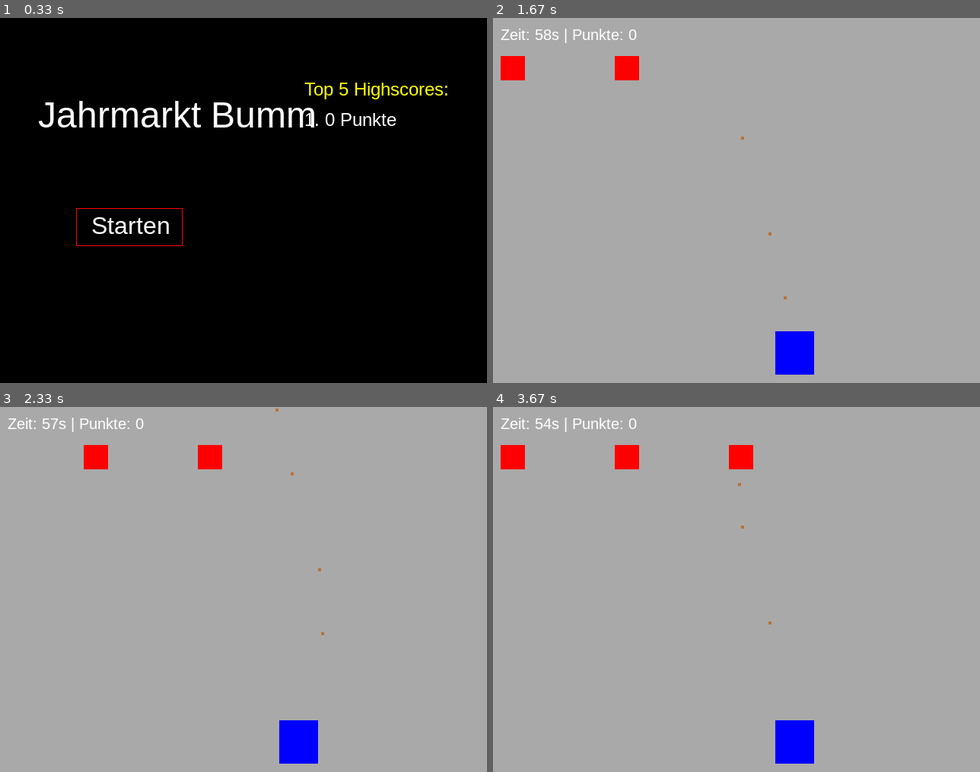
Above: before the commit, frames 1-4 (two rows, left to right).
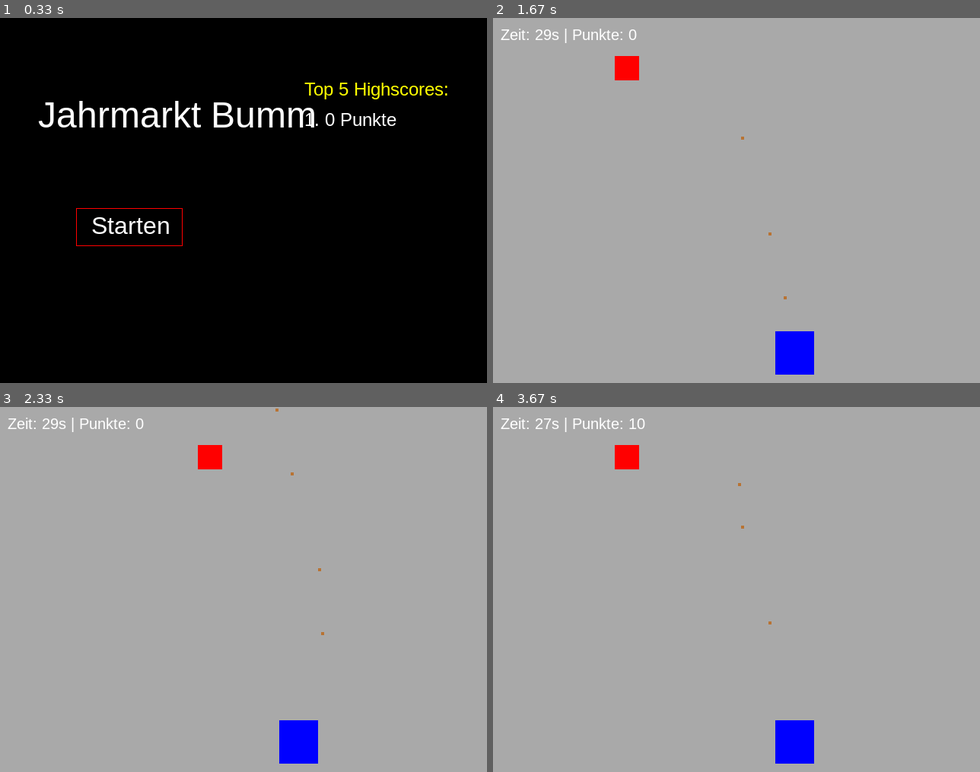
Above: after the commit, the same moments.

Repository: 25-26-1AHIF/pygameproject-JahrmarktBumm_Teodor_Simon
Game: pygame game, started from main.py
The game is run twice, just before and just after one commit, with the same random seed, the same clock (stepped at 60 frames per second) and the same inputs.
Inputs:
- Up to frame 1 (0.33 s): no input
- Up to frame 2 (1.67 s): click "Starten" at 0.38 s; tap Space at 0.67, 1.07, 1.37, 1.57 s; hold D 1-1.47 s; hold D from 1.5 s (still down)
- Up to frame 3 (2.33 s): tap Space at 1.87, 2.07 s; release D at 1.97 s; hold A from 2 s (still down)
- Up to frame 4 (3.67 s): tap Space at 2.37, 2.63, 2.93, 3.07, 3.37 s; release A at 2.53 s; hold A 2.57-2.97 s; hold D 3-3.63 s

Frame 1 is identical in both runs. In frame 2, 0.4% of the frame differs, in the area x 1-12%, y 3-18%; in frame 3, 0.4%; in frame 4, 0.8%, in the area x 1-54%, y 3-18%.

Commit message:
Versuch Time v2

Diff:
--- a/main.py
+++ b/main.py
@@ -11,8 +11,10 @@
 def load_highscores():
     if os.path.exists("highscores.json"):
         with open("highscores.json", "r") as f:
-            try: return json.load(f)
-            except json.JSONDecodeError: return []
+            try:
+                return json.load(f)
+            except json.JSONDecodeError:
+                return []
     return []
 
 def save_highscore(new_score):
@@ -50,7 +52,7 @@
         screen.blit(score_text, (gv.SCREEN_WIDTH - 240, 120 + i * 30))
 
     return button_rect
-# Ki Ende, Menü mit Highscore-Anzeige erweitert
+# Ki Ende, Prompt: Menü mit Highscore-Anzeige erweitern
 
 
 def main_screen():
@@ -62,6 +64,7 @@
     game_state = "MENU"
     menu_title = "Jahrmarkt Bumm"
     frame_counter = 0
+    score = 0
 
     bullets_manager = Bullets(screen)
     player_object = Player(screen, bullets_manager)
@@ -70,26 +73,23 @@
     running = True
     clock = pygame.time.Clock()
 
-    # Lokaler Platzhalter für den Button-Bereich im aktuellen Frame <- KI
+    # Lokaler Platzhalter für den Button-Bereich im aktuellen Frame
     current_button_rect = pygame.Rect(0, 0, 0, 0)
 
-    score = 0
-
     while running:
-
-        # EVENT HANDLING <- teils von KI (Punkte Makiert) und Space Shooter
+        # EVENT HANDLING
         for event in pygame.event.get():
             if event.type == pygame.QUIT:
                 running = False
 
-            # Events im MENÜ <- KI und Space Shooter
+            # Events im MENÜ
             if game_state == "MENU":
                 if event.type == pygame.MOUSEBUTTONDOWN:
                     if current_button_rect.collidepoint(event.pos):
                         game_state = "GAME"
                         frame_counter = 0
 
-            # Events im SPIEL <- KI und Space Shooter
+            # Events im SPIEL
             elif game_state == "GAME":
                 if event.type == pygame.KEYDOWN:
                     if event.key == pygame.K_ESCAPE:
@@ -110,14 +110,7 @@
                             bullets_manager.bullets.remove(bullet)
                         if target in targets_manager.targets:
                             targets_manager.targets.remove(target)
-                        # Ki Google Gemini Anfang
-                        if bullet.get_rect().colliderect(target.get_rect()):
-                            if bullet in bullets_manager.bullets:
-                                bullets_manager.bullets.remove(bullet)
-                            if target in targets_manager.targets:
-                                targets_manager.targets.remove(target)
-                                score += 10  # Punkte vergeben!
-                    # Ki Ende, Prompt: Punkte bei Treffer erhöhen
+                            score += 10  # Punkte vergeben!
 
             # Neu zeichnen der Spiel-Grafiken
             screen.fill("darkgray")
@@ -126,24 +119,23 @@
             targets_manager.update_and_draw(frame_counter)
 
             # Ki Google Gemini Anfang
-            # Timer prüfen (60 Sekunden * 60 FPS = 3600 Frames)
-            if frame_counter >= gv.FPS * 60:
+            # Timer prüfen (Jetzt auf 30 Sekunden geändert!)
+            if frame_counter >= gv.FPS * 30:
                 save_highscore(score)  # Score speichern
                 score = 0  # Reset für nächstes Spiel
                 frame_counter = 0  # Frame-Counter Reset
                 game_state = "MENU"  # Zurück ins Menü
 
-            # Timer & Punkte im Spiel oben links anzeigen
+            # Timer & Punkte im Spiel oben links anzeigen (Auch hier auf 30s angepasst)
             font_ui = pygame.font.SysFont("arial", 20)
-            remaining_time = max(0, 60 - (frame_counter // gv.FPS))
+            remaining_time = max(0, 30 - (frame_counter // gv.FPS))
             ui_text = font_ui.render(f"Zeit: {remaining_time}s | Punkte: {score}", True, "white")
             screen.blit(ui_text, (10, 10))
 
             frame_counter += 1
-            # Ki Ende, 60s Timer-Prüfung und UI-Anzeige einbauen
+            # Ki Ende, Prompt: 30s Timer-Prüfung und UI-Anzeige einbauen
 
-            frame_counter += 1
-
+        # Das Display aktualisieren
         pygame.display.flip()
         clock.tick(gv.FPS)
 
